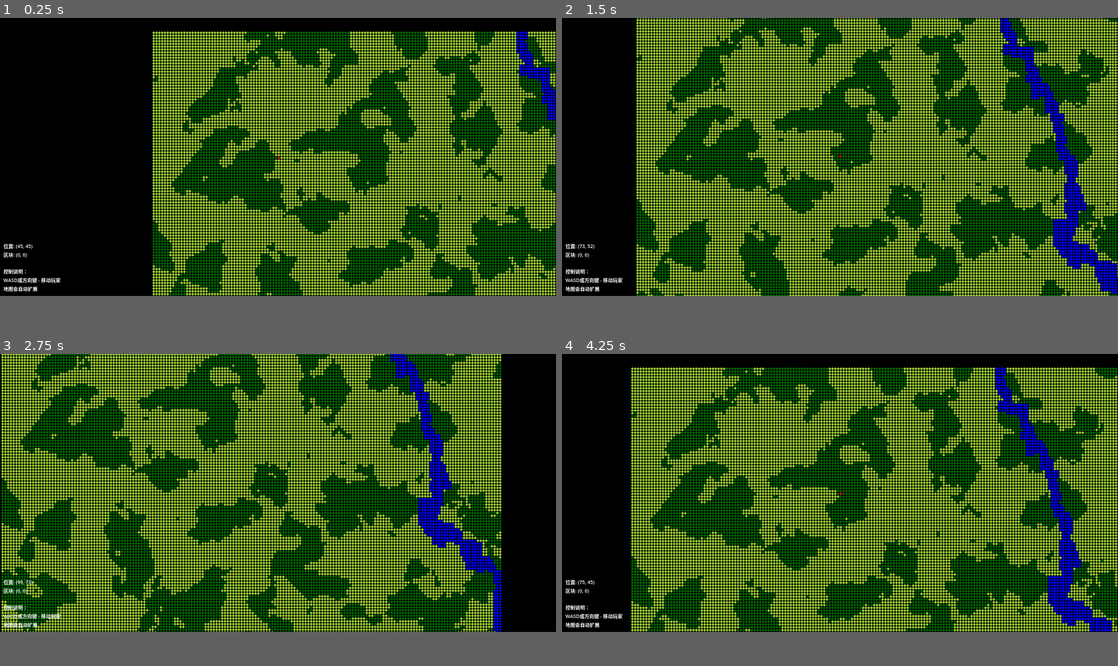
Above: before the commit, frames 1-4 (two rows, left to right).
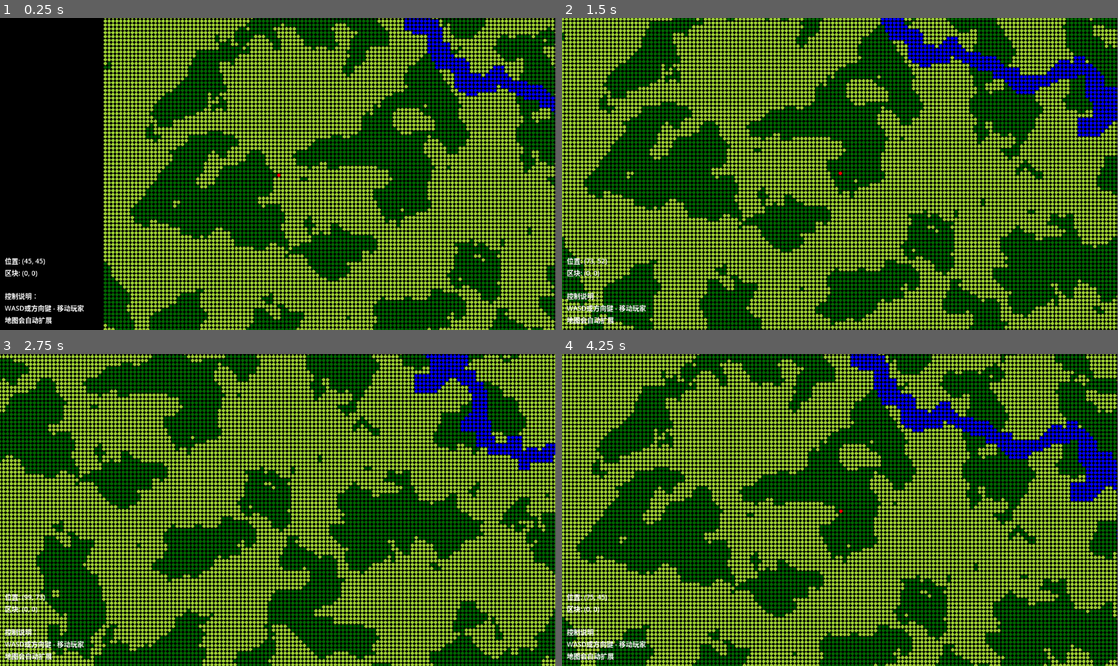
Above: after the commit, the same moments.

Repository: AliveGh0st/overmapchunkdemo
Game: Godot game, scene res://overmap_system.tscn
Same seed, same stepped clock (60 frames per second), same inputs: the game is played once before the commit and once after it.
Inputs:
- Up to frame 1 (0.25 s): no input
- Up to frame 2 (1.5 s): tap Enter at 0.5 s; hold Right (ui_right) 0.53-1.28 s; hold Down (ui_down) from 1.28 s (still down)
- Up to frame 3 (2.75 s): release Down (ui_down) at 2.03 s; hold Right (ui_right) from 2.03 s (still down)
- Up to frame 4 (4.25 s): release Right (ui_right) at 2.78 s; hold Up (ui_up) 2.78-3.53 s; hold Left (ui_left) from 3.53 s (still down)
The window is 800x400 before the commit and 799x449 after it. Grey fills any space a smaller window leaves; there, only what the larger window draws over its background counts as a difference.

The runs differ from the first frame. In frame 1, 66% of the frame differs, in the area x 0-100%, y 0-100%; in frame 2, 81%; in frame 3, 81%; in frame 4, 80%.

Commit message:
优化代码

Diff:
--- a/overmap_player.gd
+++ b/overmap_player.gd
@@ -36,12 +36,7 @@
 	if sprite:
 		# 隐藏玩家精灵，因为玩家的视觉表示由OvermapRenderer处理
 		sprite.visible = false
-		# 可选：如果需要调试，可以创建一个小的透明标记
-		# var texture = ImageTexture.new()
-		# var image = Image.create(TILE_SIZE, TILE_SIZE, false, Image.FORMAT_RGBA8)
-		# image.fill(Color(1, 1, 1, 0.1))  # 几乎透明的白色
-		# texture.set_image(image)
-		# sprite.texture = texture
+		pass # 替换为 pass 以避免空的 if 块
 
 func _physics_process(_delta):
 	# 获取输入向量
--- a/overmap_renderer.gd
+++ b/overmap_renderer.gd
@@ -19,7 +19,6 @@
 
 # 颜色设置（CDDA终端风格颜色方案）
 const TERRAIN_COLOR = Color.YELLOW_GREEN # 田野颜色，黄色（CDDA经典田野色）
-const EMPTY_COLOR = Color.BLACK
 const PLAYER_COLOR = Color.RED # 保持红色玩家标记
 const RIVER_COLOR = Color.BLUE # 河流颜色，亮蓝色（CDDA水域色）
 const LAKE_SURFACE_COLOR = Color.BLUE # 湖泊表面颜色，纯蓝色（深水区）
@@ -383,16 +382,16 @@
 	# 在基础地形生成后，尝试生成河流
 	# 注意：河流生成时会检查湖泊噪声，避免在将来会成为湖泊的位置生成河流
 	if RIVER_DENSITY_PARAM > 0.0:
-		_place_rivers_for_chunk(chunk_coord)
+		place_rivers(chunk_coord)
 
 	# 在河流生成后，尝试生成湖泊
 	# 湖泊会覆盖河流，但河流生成时已经避开了湖泊区域，减少冲突
-	_place_lakes_for_chunk(chunk_coord)
+	place_lakes(chunk_coord)
 
 	# 最后生成森林（在湖泊之后，确保森林能看到最终的地形状态）
-	_place_forests_for_chunk(chunk_coord)
-
-func _place_rivers_for_chunk(p_chunk_coord: Vector2i):
+	place_forests(chunk_coord)
+
+func place_rivers(p_chunk_coord: Vector2i):
 	# GDScript translation of C++ place_rivers function
 	# OMAPX and OMAPY are CHUNK_SIZE in this context
 	# 河流生成时会检查湖泊噪声，避免在湖泊位置生成河流，符合C++原版逻辑
@@ -681,7 +680,7 @@
 
 # === 湖泊生成系统 - 完全匹配C++ place_lakes 函数 ===
 
-func _place_lakes_for_chunk(chunk_coord: Vector2i):
+func place_lakes(chunk_coord: Vector2i):
 	"""为指定区块生成湖泊，完全匹配C++的place_lakes函数逻辑"""
 	# 计算区块在世界坐标中的起始位置
 	var world_start_x = chunk_coord.x * CHUNK_SIZE
@@ -849,6 +848,7 @@
 		# C++: if( closest_distance > 0 ) { place_river( closest_point, lake_connection_point ); }
 		if closest_distance > 0:
 			_place_river_between_points(closest_point, lake_connection_point)
+			# _draw_single_river_path(chunk_coord, lake_connection_point, closest_point)
 
 	# C++: Get the north and south most points in our lake.
 	# auto north_south_most = std::minmax_element( lake_points.begin(), lake_points.end(), ... );
@@ -1198,7 +1198,7 @@
 
 	# C++: return std::max( 0.0f, r - d * 0.5f );
 	return max(0.0, r - d * 0.5)
-func _place_forests_for_chunk(chunk_coord: Vector2i):
+func place_forests(chunk_coord: Vector2i):
 	"""完全匹配C++的overmap::place_forests()函数逻辑"""
 	# 计算区块在世界坐标中的起始位置
 	var world_start_x = chunk_coord.x * CHUNK_SIZE
--- a/overmap_ui.gd
+++ b/overmap_ui.gd
@@ -14,9 +14,9 @@
 		overmap_manager = get_node("../../OvermapRenderer")
 
 	if not overmap_manager:
-		pass  # 静默处理，不输出警告
+		pass
 	else:
-		pass  # 静默处理，不输出成功信息
+		pass
 
 func _process(_delta):
 	if overmap_manager and debug_label and overmap_manager.has_method("get_simple_info"):
--- a/project.godot
+++ b/project.godot
@@ -19,11 +19,6 @@
 
 file_logging/enable_file_logging=true
 gdscript/warnings/empty_file=0
-
-[display]
-
-window/size/viewport_width=1600
-window/size/viewport_height=800
 
 [editor]
 
